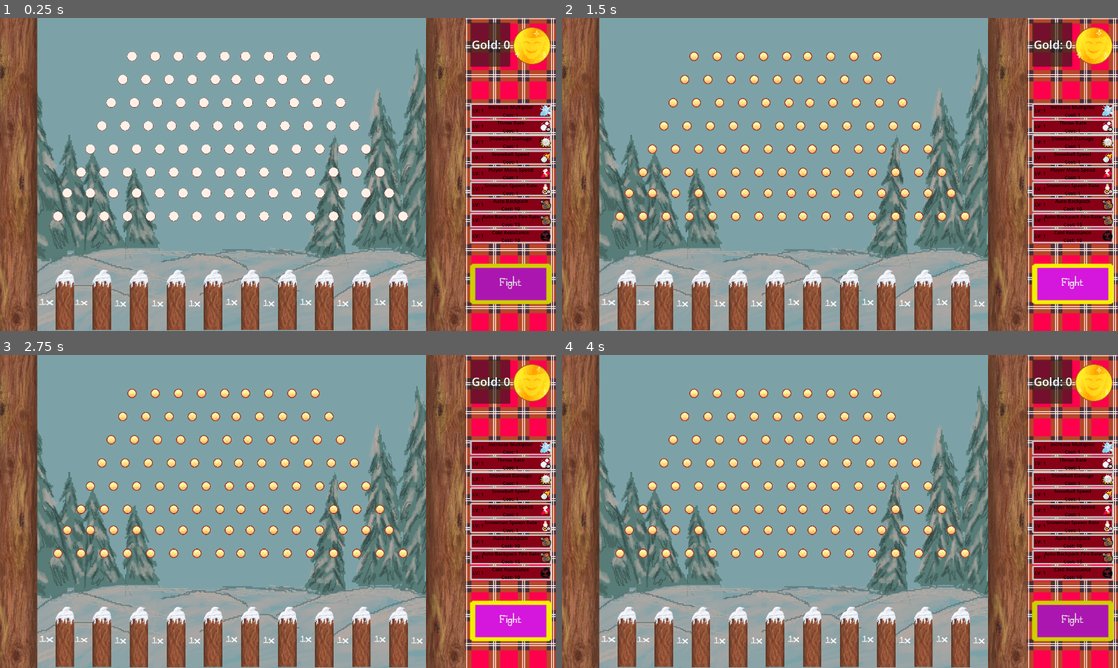
Above: before the commit, frames 1-4 (two rows, left to right).
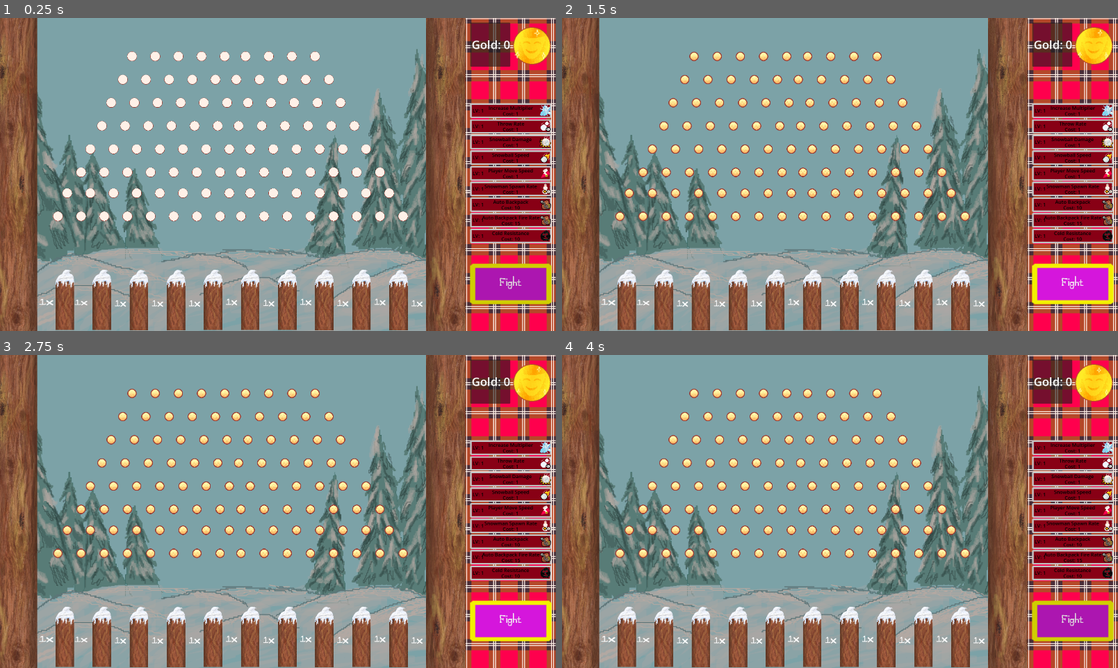
Above: after the commit, the same moments.

Repository: Parker-Vetter/snow-man-brawl
Game: Godot game, scene res://PeggleDrop/PeggleDrop.tscn
Two runs of this game, one before a commit and one after it. Both use one fixed random seed, a clock stepped at 60 frames per second and the inputs below. This scene is started directly instead of the project's main scene. The engine's default icon, where the game draws it, is replaced by a stand-in: a white triangle on a blue panel in a dark square.
Inputs (mouse positions are in pixels of both pictures, inside the frame that each line leads up to):
- Up to frame 1 (0.25 s): no input
- Up to frame 2 (1.5 s): click "Fight" at 0.5 s; click "Fight" at 1.25 s
- Up to frame 3 (2.75 s): click "Fight" at 2 s
- Up to frame 4 (4 s): tap Enter at 2.75 s; move the mouse to (606, 639) at 2.77 s; hold Space (Shoot) 2.78-3.53 s; click (606, 639) at 2.92 s; move the mouse to (645, 639) at 3.52 s; tap Space (Shoot) at 3.6 s; click (645, 639) at 3.67 s

The runs differ from the first frame. In frame 1, 0.7% of the frame differs, in the area x 86-99%, y 3-72%; in frame 2, 0.7%; in frame 3, 0.7%; in frame 4, 0.7%.
Error in both runs: Out of bounds get index '0' (on base: 'Array[Node]') (res://PeggleDrop/UI/ui_fight.gd:8)

Commit message:
Reduced paragraph spacing

Diff:
--- a/MainGame/Resources/ShopButtons.tres
+++ b/MainGame/Resources/ShopButtons.tres
@@ -31,4 +31,5 @@
 Button/styles/normal = SubResource("StyleBoxTexture_3mfeu")
 Button/styles/pressed = SubResource("StyleBoxTexture_e6yng")
 Label/colors/font_color = Color(0, 0, 0, 1)
+Label/constants/paragraph_spacing = -7
 Label/font_sizes/font_size = 17
--- a/PeggleDrop/PeggleDrop.tscn
+++ b/PeggleDrop/PeggleDrop.tscn
@@ -939,7 +939,7 @@
 scale = Vector2(1.3541666, 1.3541666)
 sprite_frames = SubResource("SpriteFrames_y7ifg")
 autoplay = "default"
-frame_progress = 0.4272402
+frame_progress = 0.86537
 
 [node name="ScrollContainer" type="ScrollContainer" parent="CanvasLayer/MainUI/Control" unique_id=1749986874]
 layout_mode = 0
